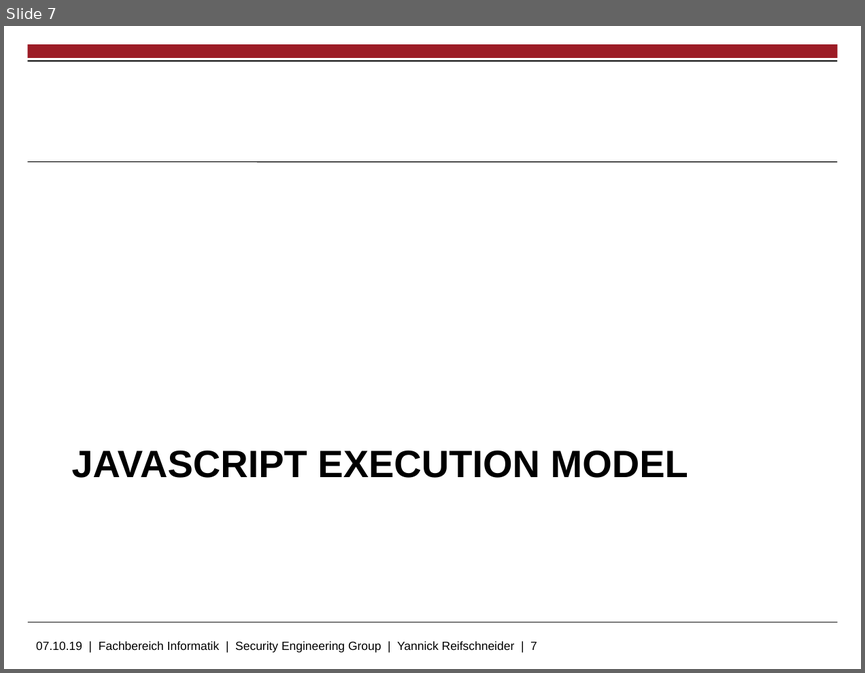
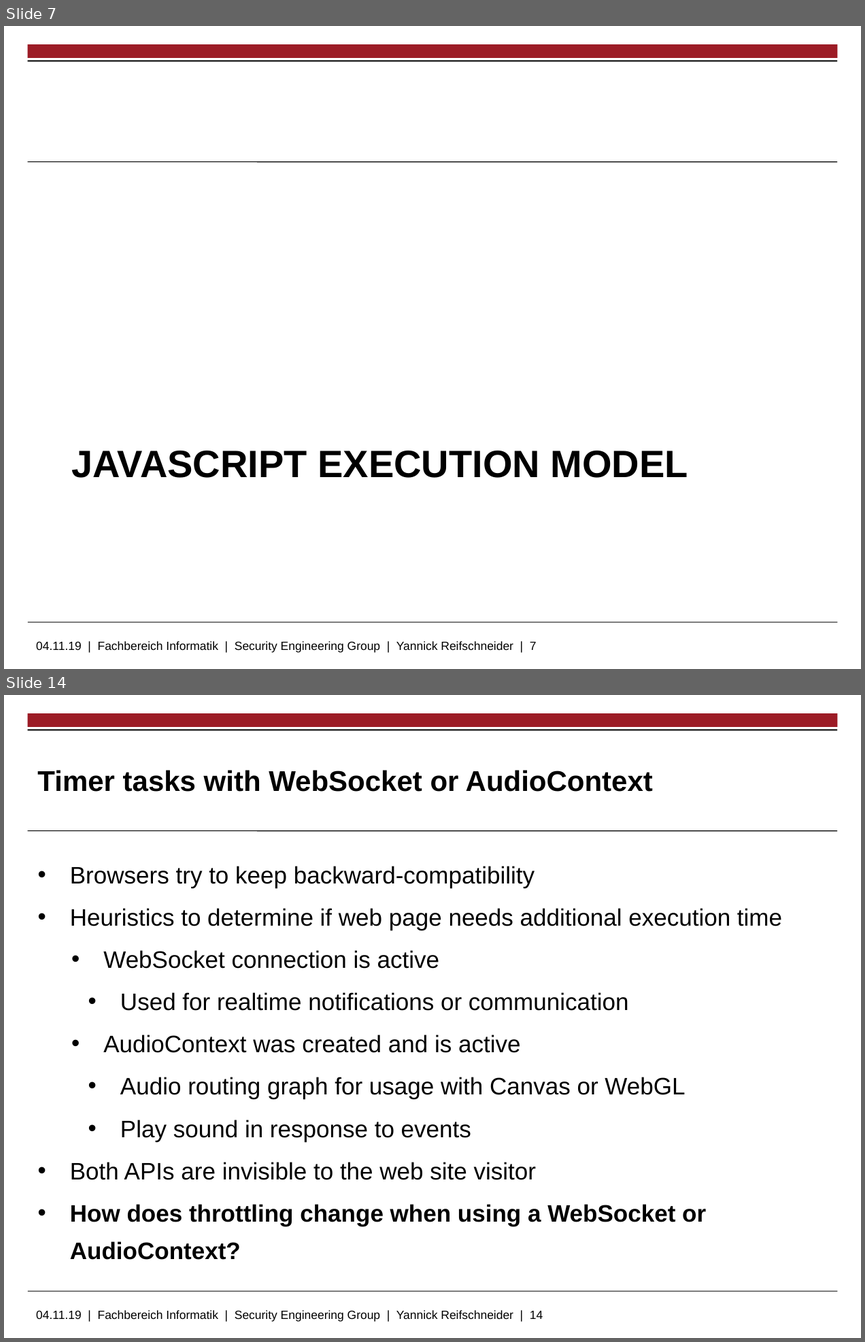
Before and after one commit to skidr0w/background-execution, a slide deck: thesis/slides.pptx. Shown one above the other, each under a label of ours: slide 7 before the commit, slides 7 and 14 after it; the slides between them are not shown. The pictures are 865x673 and 865x1342 pixels, drawn with LibreOffice and Linux fonts; fonts in the diff are those of the drawing; background and template pictures are left out. Boxes give left, top, right and bottom in pixels: in the first picture for what was removed or moved away, otherwise in the second. Text is boxed around its words. In the diff, an @@ line names an element or a change of style, - is before the commit and + after.

```diff
--- a/thesis/slides.pptx
+++ b/thesis/slides.pptx
@@ slide 14 added at [4, 695, 861, 1338], background #FFFFFF; not listed: 5 template elements that a slide beside it also shows @@
@@ title added at [37, 770, 653, 792], 24 pt, text #000000, bold @@
+Timer tasks with WebSocket or AudioContext
@@ text added at [70, 866, 782, 1259], 20 pt, text #000000 @@
+• Browsers try to keep backward-compatibility
+• Heuristics to determine if web page needs additional execution time
+    • WebSocket connection is active
+      • Used for realtime notifications or communication
+    • AudioContext was created and is active
+      • Audio routing graph for usage with Canvas or WebGL
+      • Play sound in response to events
+  • Both APIs are invisible to the web site visitor
+  • How does throttling change when using a WebSocket or AudioContext?
@@ text at [36, 641, 536, 652]: text changed @@
-07.10.19 | Fachbereich Informatik | Security Engineering Group | Yannick Reifschneider | 7
+04.11.19 | Fachbereich Informatik | Security Engineering Group | Yannick Reifschneider | 7
```
Also in this commit, not shown: 2 slides changed, 13 other slides added.
